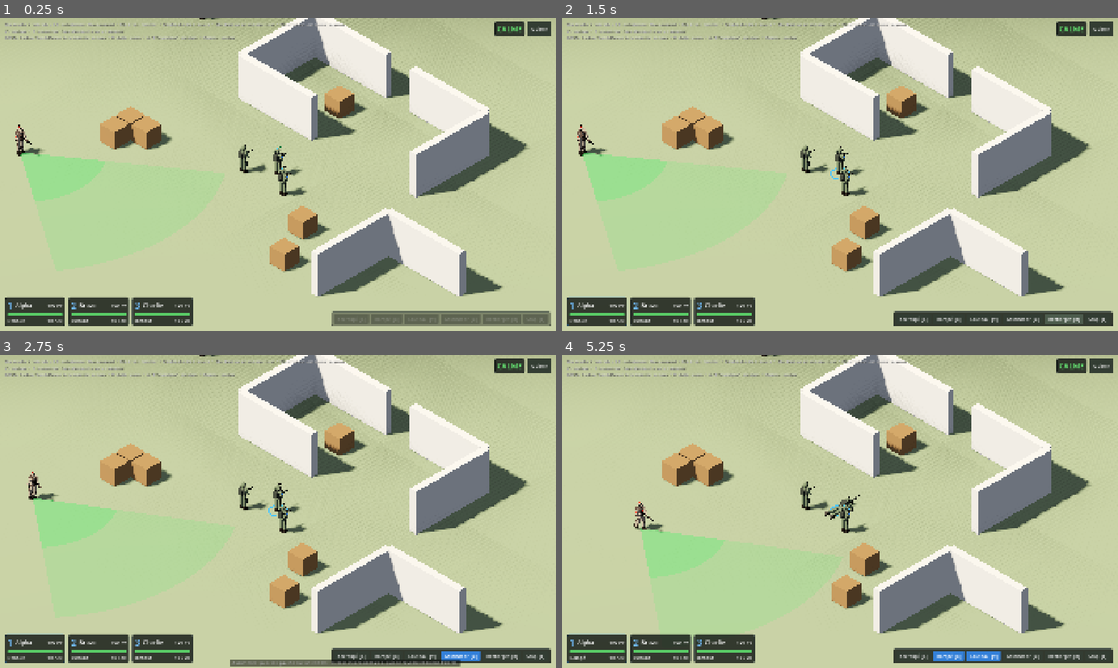
Above: before the commit, frames 1-4 (two rows, left to right).
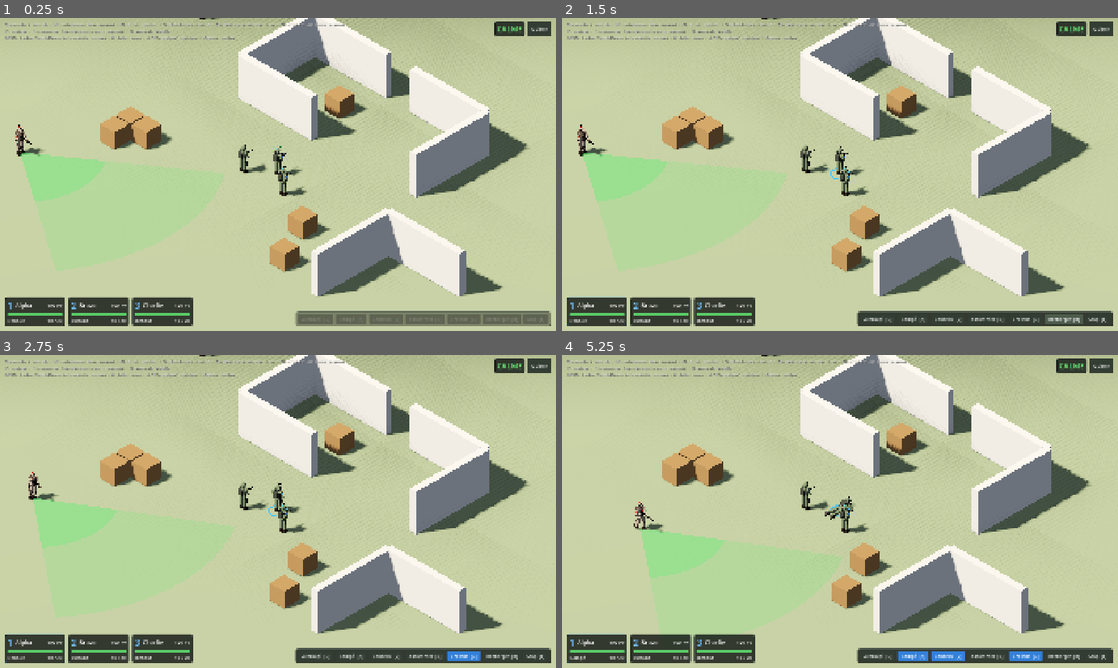
Above: after the commit, the same moments.

Repository: HackTechDev/Commando
Game: Godot game, scene res://scenes/levels/sandbox/sandbox.tscn
The game is run twice, just before and just after one commit, with the same random seed, the same clock (stepped at 60 frames per second) and the same inputs.
Inputs (mouse positions are in pixels of both pictures, inside the frame that each line leads up to):
- Up to frame 1 (0.25 s): no input
- Up to frame 2 (1.5 s): tap Enter at 0.5 s; drag from (595, 312) to (895, 105) at 0.52 s; click "Recharger [R]" at 1.25 s
- Up to frame 3 (2.75 s): click (461, 655) at 2 s, where only the run after the commit has a clickable "Bretelle [G]"
- Up to frame 4 (5.25 s): click "Stop [F]" at 2.75 s; click "Accroupi [C]" at 3.5 s; click "Rampé [X]" at 4.25 s; click "Couteau [V]" at 5 s

The runs differ from the first frame. In frame 1, 0.4% of the frame differs, in the area x 23-81%, y 3-99%; in frame 2, 0.5%; in frame 3, 1.4%, in the area x 23-86%, y 3-100%; in frame 4, 1.0%.

Commit message:
Touche G et bouton pour mettre l'arme à la bretelle
Co-Authored-By: Claude Opus 5.5 <noreply@anthropic.com>

Diff:
--- a/project.godot
+++ b/project.godot
@@ -114,6 +114,11 @@
 "events": [Object(InputEventKey,"resource_local_to_scene":false,"resource_name":"","device":-1,"window_id":0,"alt_press …(190 unchanged characters)…
 ]
 }
+action_sling={
+"deadzone": 0.5,
+"events": [Object(InputEventKey,"resource_local_to_scene":false,"resource_name":"","device":-1,"window_id":0,"alt_pressed":false,"shift_pressed":false,"ctrl_pressed":false,"meta_pressed":false,"pressed":false,"keycode":0,"physical_keycode":71,"key_label":0,"unicode":0,"location":0,"echo":false,"script":null)
+]
+}
 reload={
 "deadzone": 0.5,
 "events": [Object(InputEventKey,"resource_local_to_scene":false,"resource_name":"","device":-1,"window_id":0,"alt_press …(190 unchanged characters)…
--- a/scenes/ui/hud.tscn
+++ b/scenes/ui/hud.tscn
@@ -29,7 +29,7 @@
 theme_override_colors/font_shadow_color = Color(0, 0, 0, 0.8)
 theme_override_font_sizes/font_size = 14
 text = "Clic gauche / rectangle / 1-3 : sélectionner (Maj : ajouter)  •  Clic droit : marcher  •  Double clic droit : courir  •  Clic droit sur un ennemi : tirer  •  Clic droit sur une caisse : grimper
-V : couteau  •  B : assommer  (puis clic gauche sur un ennemi)
+V : couteau  •  B : assommer  (puis clic gauche sur un ennemi)  •  G : arme à la bretelle
 ZQSD / flèches / bord d'écran / clic molette : caméra  •  Molette : zoom  •  A / E (maintenir) : rotation  •  Origine : centrer"
 
 [node name="TopRight" type="HBoxContainer" parent="PlayerController"]
@@ -128,6 +128,14 @@
 toggle_mode = true
 text = "Assommer  [B]"
 
+[node name="Sling" type="Button" parent="PlayerController/ActionBar/Buttons"]
+unique_name_in_owner = true
+layout_mode = 2
+focus_mode = 0
+tooltip_text = "Arme à la bretelle : l'opérateur range son fusil sur le flanc et garde les mains libres. Il ne peut plus tirer ; un ordre d'attaque ou de rechargement lui fait reprendre son arme."
+toggle_mode = true
+text = "Bretelle  [G]"
+
 [node name="Reload" type="Button" parent="PlayerController/ActionBar/Buttons"]
 unique_name_in_owner = true
 layout_mode = 2
--- a/scripts/autoload/selection_manager.gd
+++ b/scripts/autoload/selection_manager.gd
@@ -92,6 +92,14 @@
 		unit.reload()
 
 
+## Passe l'arme à la bretelle si au moins une unité sélectionnée l'a en main,
+## sinon la fait reprendre en main à toutes.
+func toggle_sling() -> void:
+	var sling := selected.any(func(unit: Commando) -> bool: return not unit.weapon_slung)
+	for unit in selected:
+		unit.weapon_slung = sling
+
+
 ## Applique une posture à toutes les unités sélectionnées (bascule).
 func toggle_posture(posture: SoldierModel.Posture) -> void:
 	for unit in selected:
--- a/scripts/ui/hud.gd
+++ b/scripts/ui/hud.gd
@@ -10,6 +10,7 @@
 @onready var _prone: Button = %Prone
 @onready var _knife: Button = %Knife
 @onready var _knockout: Button = %Knockout
+@onready var _sling: Button = %Sling
 @onready var _reload: Button = %Reload
 @onready var _stop: Button = %Stop
 @onready var _quit: Button = %Quit
@@ -27,12 +28,14 @@
 		_portraits.add_child(portrait)
 		portrait.setup(unit)
 		unit.posture_changed.connect(func(_posture: SoldierModel.Posture) -> void: _refresh_actions())
+		unit.sling_changed.connect(func(_slung: bool) -> void: _refresh_actions())
 
 	_crouch.pressed.connect(func() -> void: SelectionManager.toggle_posture(SoldierModel.Posture.CROUCHED))
 	_prone.pressed.connect(func() -> void: SelectionManager.toggle_posture(SoldierModel.Posture.PRONE))
 	_knife.pressed.connect(_controller.toggle_pending_action.bind(PlayerController.ACTION_KNIFE))
 	_knockout.pressed.connect(_controller.toggle_pending_action.bind(PlayerController.ACTION_KNOCKOUT))
 	_controller.pending_action_changed.connect(func(_action: StringName) -> void: _refresh_actions())
+	_sling.pressed.connect(SelectionManager.toggle_sling)
 	_reload.pressed.connect(SelectionManager.reload)
 	_stop.pressed.connect(SelectionManager.stop)
 	_quit.pressed.connect(func() -> void: get_tree().quit())
@@ -44,10 +47,11 @@
 func _refresh_actions() -> void:
 	var selected := SelectionManager.selected
 	var empty := selected.is_empty()
-	for button: Button in [_crouch, _prone, _knife, _knockout, _reload, _stop]:
+	for button: Button in [_crouch, _prone, _knife, _knockout, _sling, _reload, _stop]:
 		button.disabled = empty
 	_action_bar.modulate.a = 0.5 if empty else 1.0
 	_crouch.set_pressed_no_signal(not empty and selected.all(func(unit: Commando) -> bool: return unit.posture == SoldierModel.Posture.CROUCHED))
 	_prone.set_pressed_no_signal(not empty and selected.all(func(unit: Commando) -> bool: return unit.posture == SoldierModel.Posture.PRONE))
 	_knife.set_pressed_no_signal(_controller.pending_action == PlayerController.ACTION_KNIFE)
 	_knockout.set_pressed_no_signal(_controller.pending_action == PlayerController.ACTION_KNOCKOUT)
+	_sling.set_pressed_no_signal(not empty and selected.all(func(unit: Commando) -> bool: return unit.weapon_slung))
--- a/scripts/ui/player_controller.gd
+++ b/scripts/ui/player_controller.gd
@@ -94,6 +94,8 @@
 		toggle_pending_action(ACTION_KNIFE)
 	elif event.is_action_pressed(&"action_knockout"):
 		toggle_pending_action(ACTION_KNOCKOUT)
+	elif event.is_action_pressed(&"action_sling"):
+		SelectionManager.toggle_sling()
 	elif event.is_action_pressed(&"reload"):
 		SelectionManager.reload()
 	elif event.is_action_pressed(&"stop"):
--- a/scripts/units/commando.gd
+++ b/scripts/units/commando.gd
@@ -4,6 +4,7 @@
 
 signal selected_changed(is_selected: bool)
 signal posture_changed(posture: SoldierModel.Posture)
+signal sling_changed(slung: bool)
 
 enum MeleeKind { KNIFE, KNOCKOUT }
 
@@ -66,6 +67,13 @@
 var _strike_left: float = 0.0
 var _strike_landed: bool = false
 var _climb_point: Vector3
+## Choix du joueur : arme à la bretelle (mains libres) plutôt qu'en main.
+## Un ordre d'attaque ou de rechargement la fait reprendre en main.
+var weapon_slung: bool = false:
+	set(value):
+		if value != weapon_slung:
+			weapon_slung = value
+			sling_changed.emit(value)
 var _hopping: bool = false
 ## Vrai pendant une escalade (attente de la bretelle comprise).
 var _climbing: bool = false
@@ -100,7 +108,7 @@
 
 func _physics_process(delta: float) -> void:
 	# Mains libres pour grimper ou frapper : arme à la bretelle.
-	_model.weapon_slung = not is_dead and (_climbing or _climb_target != null or _melee_target != null or _strike_left > 0.0)
+	_model.weapon_slung = not is_dead and (weapon_slung or _climbing or _climb_target != null or _melee_target != null or _strike_left > 0.0)
 	_update_reload(delta)
 	_model.aiming = not is_dead and is_instance_valid(_attack_target) and not _attack_target.is_dead
 	if _hopping:
@@ -198,6 +206,7 @@
 func attack(enemy: Enemy, run: bool) -> void:
 	if is_dead or _hopping or enemy == null or enemy.is_dead or not has_ammo():
 		return
+	weapon_slung = false
 	_climb_target = null
 	_melee_target = null
 	_has_order = false
@@ -250,6 +259,7 @@
 func reload() -> void:
 	if is_dead or is_reloading() or ammo_reserve <= 0 or ammo_in_magazine >= stats.magazine_size:
 		return
+	weapon_slung = false
 	_reload_left = stats.reload_time
 	EventBus.unit_ammo_changed.emit(self)
 
@@ -284,6 +294,13 @@
 	_attack_target = null
 	_climb_target = null
 	_melee_target = null
+
+
+## Passe l'arme à la bretelle, ou la reprend en main.
+func toggle_sling() -> void:
+	if is_dead:
+		return
+	weapon_slung = not weapon_slung
 
 
 ## Bascule entre `new_posture` et debout.
Not shown, changed: CHANGELOG.md
Not shown, changed: DECISIONS.md
